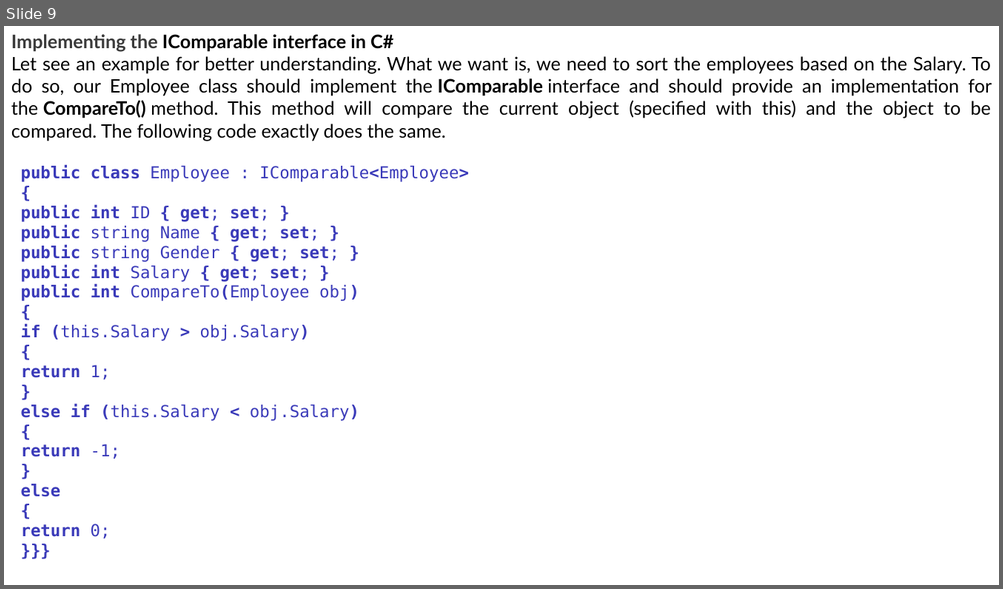
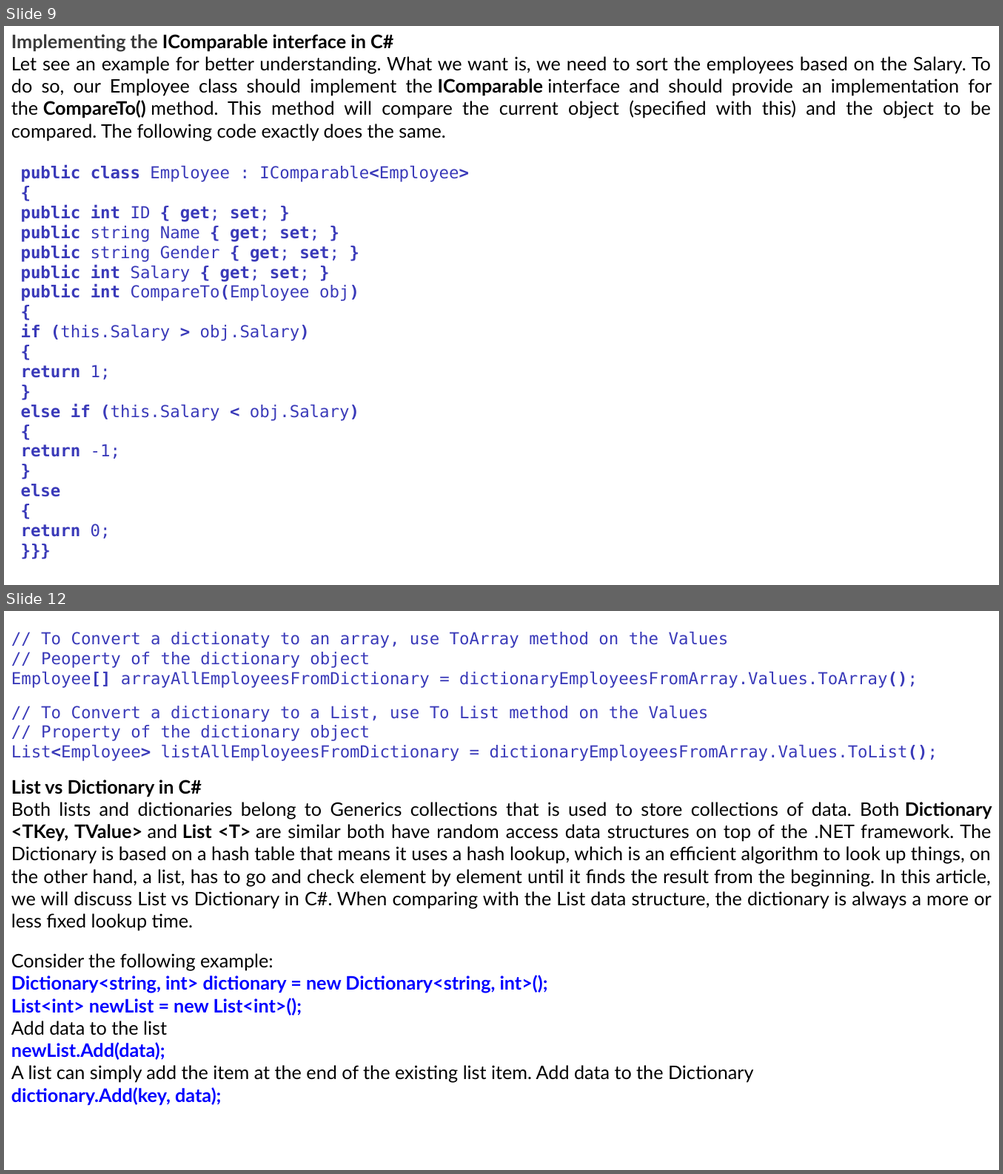
Before and after one commit to ratreraj/Csharpe-Dotnet-Sql-Docs, a slide deck: Collection.pptx. Shown one above the other, each under a label of ours: slide 9 before the commit, slides 9 and 12 after it; the slides between them are not shown. The pictures are 1003x589 and 1003x1174 pixels, drawn with LibreOffice and Linux fonts; fonts in the diff are those of the drawing. Boxes give left, top, right and bottom in pixels: in the first picture for what was removed or moved away, otherwise in the second. Text is boxed around its words. In the diff, an @@ line names an element or a change of style, - is before the commit and + after.

```diff
--- a/Collection.pptx
+++ b/Collection.pptx
@@ slide 12 added at [4, 611, 999, 1170], background #FFFFFF @@
@@ text added at [11, 632, 917, 688], 16 pt, text #3A3AB9 @@
+// To Convert a dictionaty to an array, use ToArray method on the Values
+// Peoperty of the dictionary object
+Employee[] arrayAllEmployeesFromDictionary = dictionaryEmployeesFromArray.Values.ToArray();
@@ text added at [11, 706, 937, 761], 16 pt, text #3A3AB9 @@
+// To Convert a dictionary to a List, use To List method on the Values
+// Property of the dictionary object
+List<Employee> listAllEmployeesFromDictionary = dictionaryEmployeesFromArray.Values.ToList();
@@ text added at [11, 780, 992, 931], 18 pt, text #000000 @@
+List vs Dictionary in C#
+Both lists and dictionaries belong to Generics collections that is used to store collections of data. Both Dictionary <TKey, TValue> and List <T> are similar both have random access data structures on top of the .NET framework. The Dictionary is based on a hash table that means it uses a hash lookup, which is an efficient algorithm to look up things, on the other hand, a list, has to go and check element by element until it finds the result from the beginning. In this article, we will discuss List vs Dictionary in C#. When comparing with the List data structure, the dictionary is always a more or less fixed lookup time.
@@ text added at [11, 954, 754, 1105], 18 pt, text #0000FF, bold @@
+Consider the following example:
+Dictionary<string, int> dictionary = new Dictionary<string, int>();
+List<int> newList = new List<int>();
+Add data to the list
+newList.Add(data);
+A list can simply add the item at the end of the existing list item. Add data to the Dictionary
+dictionary.Add(key, data);
```
Also in this commit, not shown: 2 other slides added, 1 other file.
